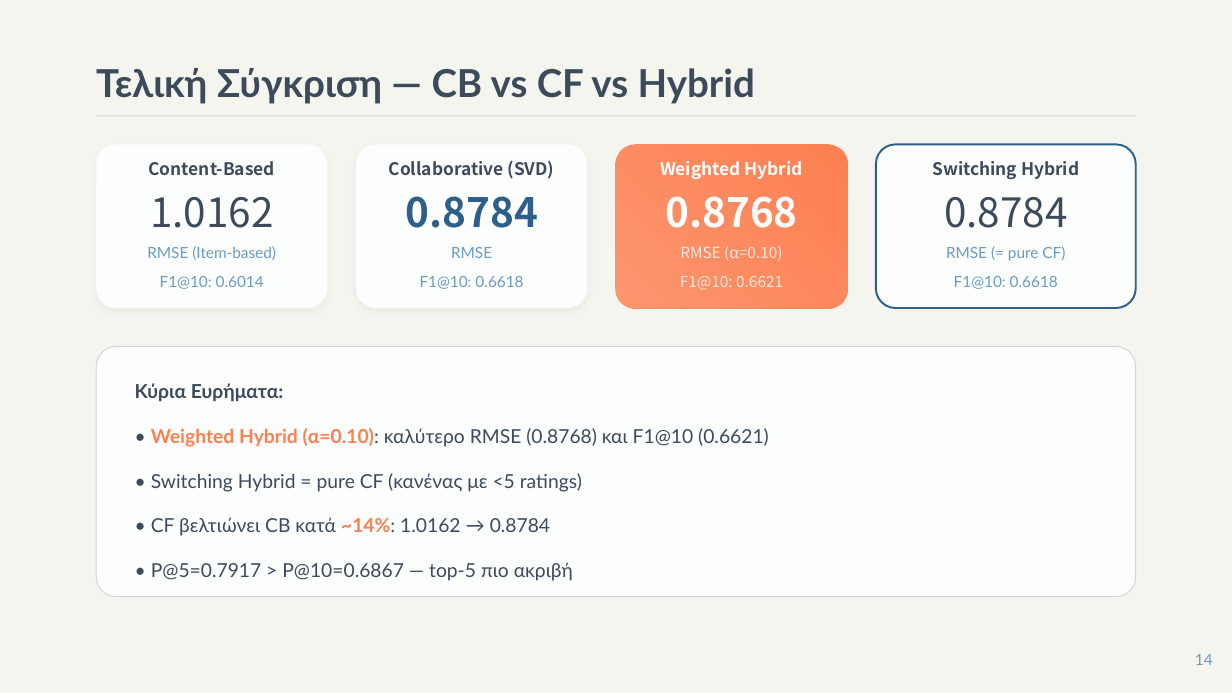
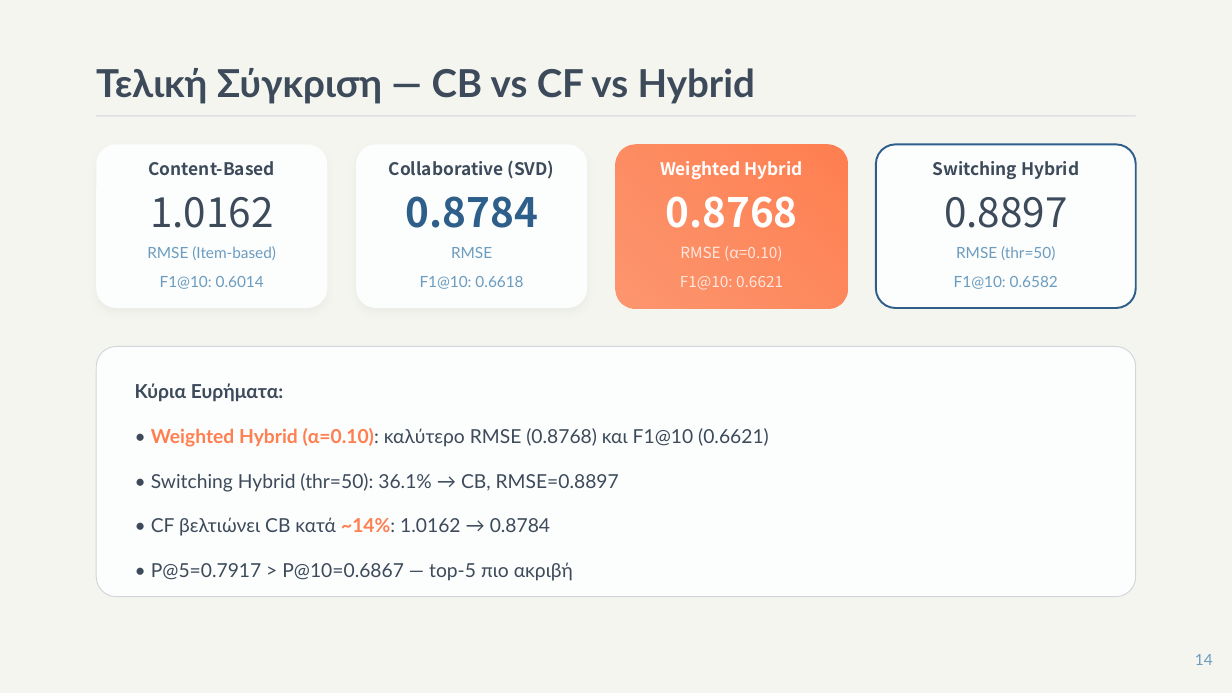
Before and after one commit to AristotelisGarro/MSc-in-AI-Recommender-System, a slide deck: slide 14 of report/Υβριδικό Σύστημα Συστάσεων Ταινιών.pptx. Drawn at 1232x693 pixels with LibreOffice and Linux fonts; fonts in the diff are those of the drawing. Boxes give left, top, right and bottom in pixels: in the first picture for what was removed or moved away, otherwise in the second. Text is boxed around its words. In the diff, an @@ line names an element or a change of style, - is before the commit and + after.

Commit message:
fix switch hybrid, update results and reports

```diff
--- a/report/Υβριδικό Σύστημα Συστάσεων Ταινιών.pptx
+++ b/report/Υβριδικό Σύστημα Συστάσεων Ταινιών.pptx
@@ text at (944,197,1067,228): text changed @@
-0.8784
+0.8897
@@ text at (956,246,1055,260): text changed @@
-RMSE (= pure CF)
+RMSE (thr=50)
@@ text at (954,276,1058,289): text changed @@
-F1@10: 0.6618
+F1@10: 0.6582
@@ text at (151,473,619,492): text changed @@
-• Switching Hybrid = pure CF (κανένας με <5 ratings)
+• Switching Hybrid (thr=50): 36.1% → CB, RMSE=0.8897
```
Also in this commit, not shown: 4 other slides changed, 6 other files.
